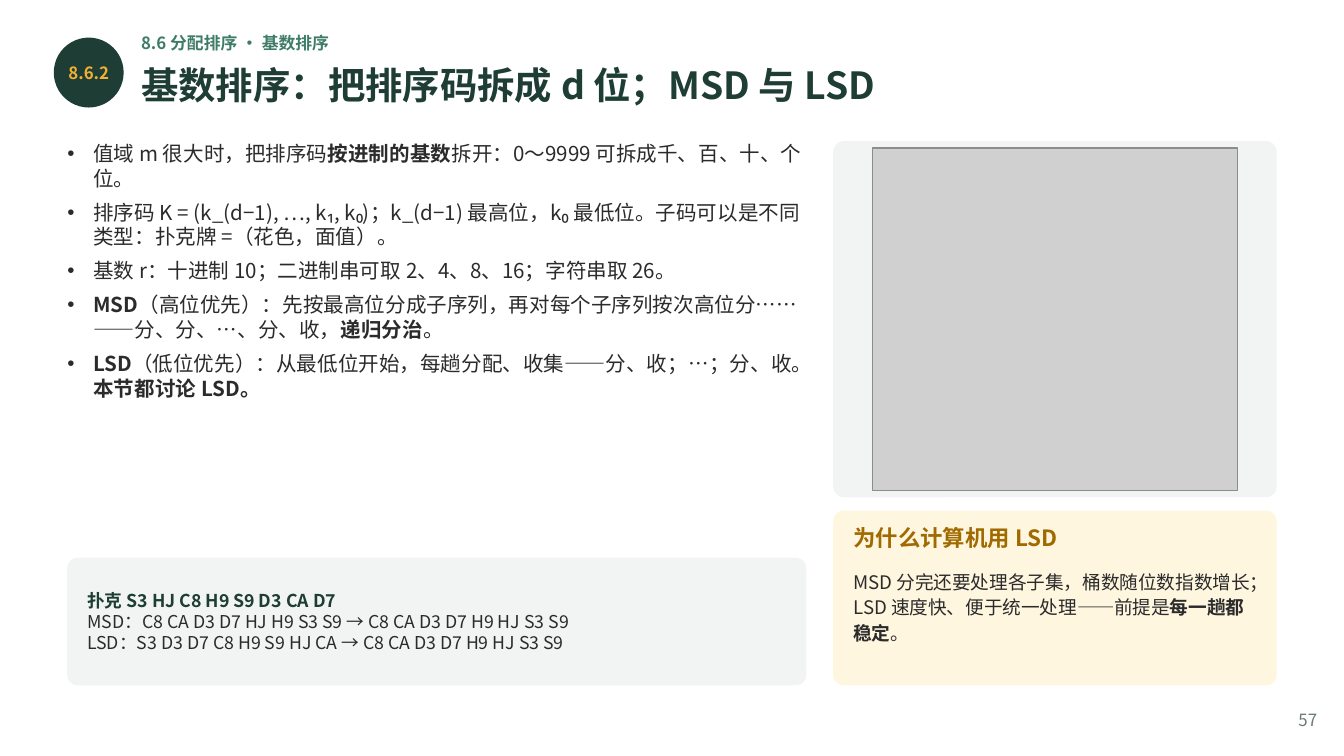
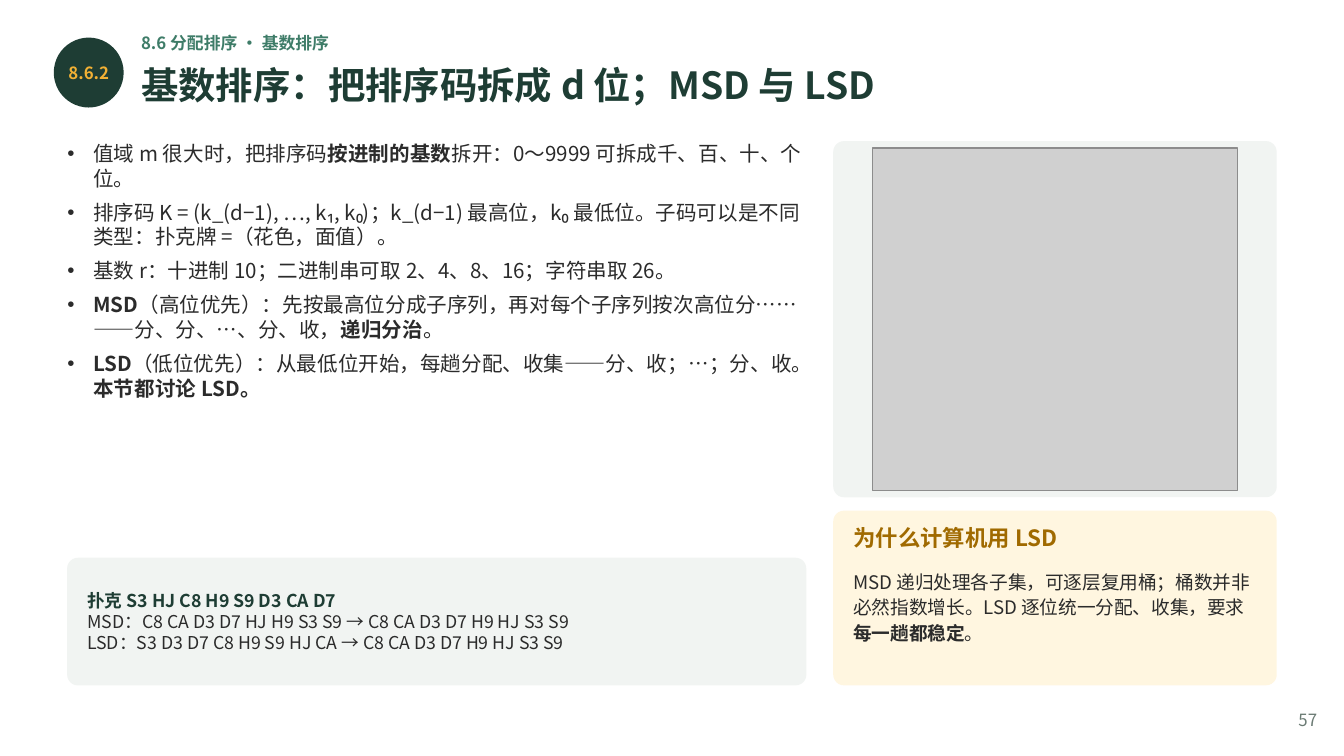
Before and after one commit to GMyhf/2026fall-cs201, a slide deck: slide 57 of courseware/202609_DSA_08_Sorting.pptx. Drawn at 1344x756 pixels with LibreOffice and Linux fonts; fonts in the diff are those of the drawing; grey boxes stand for pictures. Boxes give left, top, right and bottom in pixels: in the first picture for what was removed or moved away, otherwise in the second. Text is boxed around its words. In the diff, an @@ line names an element or a change of style, - is before the commit and + after.

```diff
--- a/courseware/202609_DSA_08_Sorting.pptx
+++ b/courseware/202609_DSA_08_Sorting.pptx
@@ text at [853, 573, 1251, 642]: text changed @@
-MSD 分完还要处理各子集，桶数随位数指数增长；LSD 速度快、便于统一处理——前提是每一趟都稳定。
+MSD 递归处理各子集，可逐层复用桶；桶数并非必然指数增长。LSD 逐位统一分配、收集，要求每一趟都稳定。
```
Also in this commit, not shown: 2 other slides changed, 26 other files.
